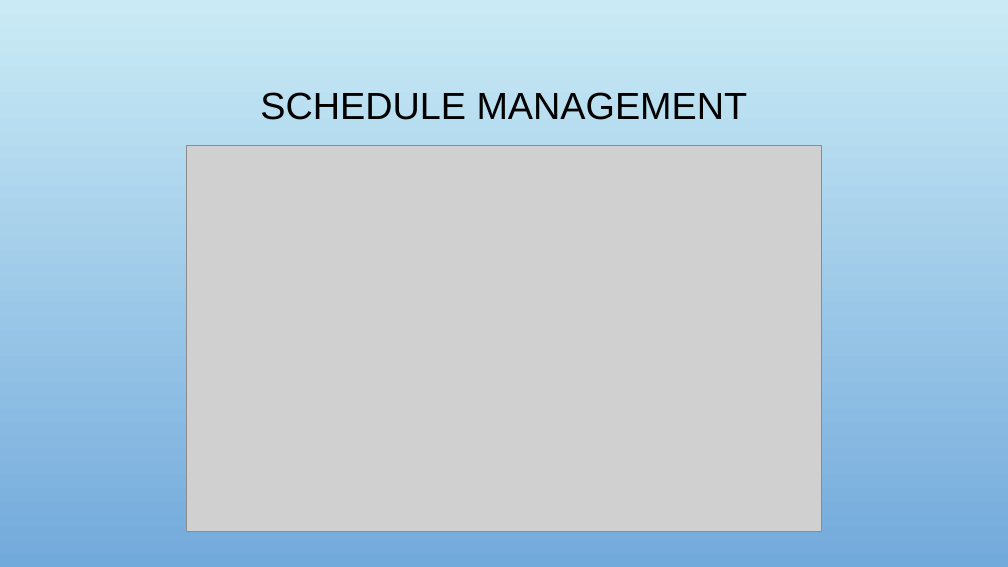
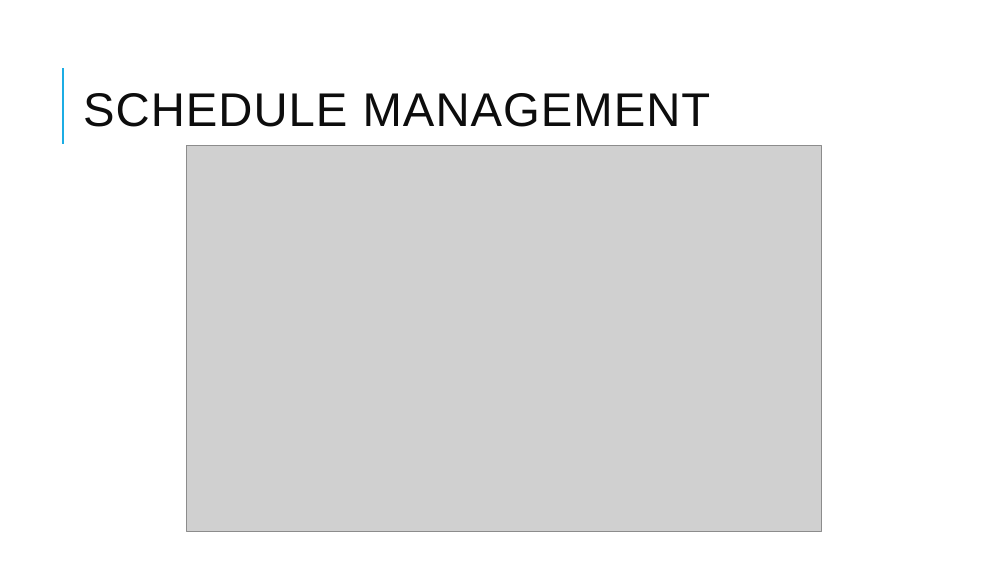
Before and after one commit to RaviTeja444/health-wellness, a slide deck: slide 11 of docs/presentation/Walk_Tracker.pptx. Drawn at 1008x567 pixels with LibreOffice and Linux fonts; fonts in the diff are those of the drawing; grey boxes stand for pictures; background and template pictures are left out. Boxes give left, top, right and bottom in pixels: in the first picture for what was removed or moved away, otherwise in the second. Text is boxed around its words. In the diff, an @@ line names an element or a change of style, - is before the commit and + after.

```diff
--- a/docs/presentation/Walk_Tracker.pptx
+++ b/docs/presentation/Walk_Tracker.pptx
@@ background picture (left out) to #FFFFFF @@
@@ title "SCHEDULE MANAGEMENT" at bbox=[83, 93, 711, 127]: size 36 to 45 pt, text colour #000000 to #0D0D0D, letter spacing 0 to 1 pt; alignment centre to left @@
@@ line added from (63, 144) to (63, 68), #1CADE4 1.5 pt @@
```
Also in this commit, not shown: 13 other slides changed.
